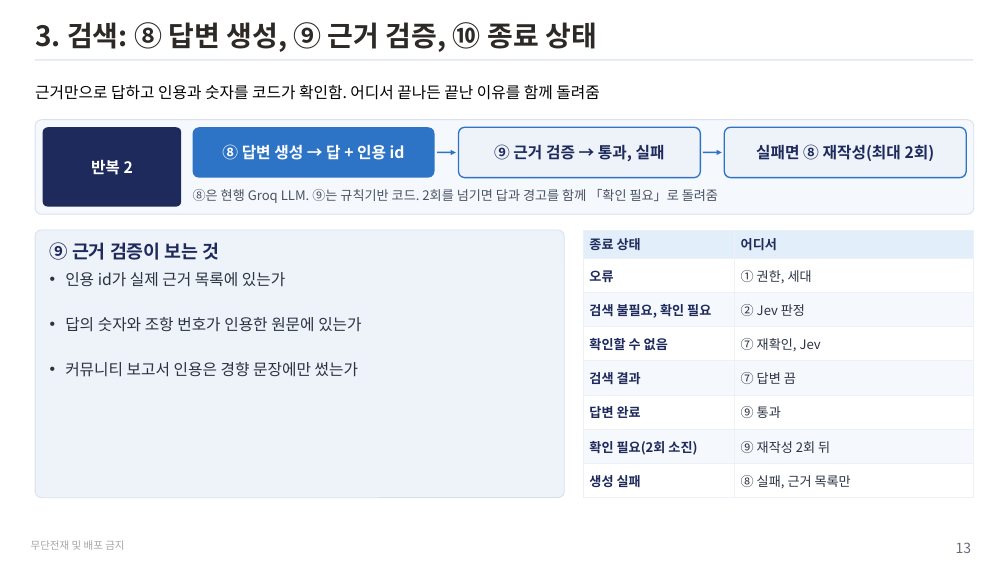
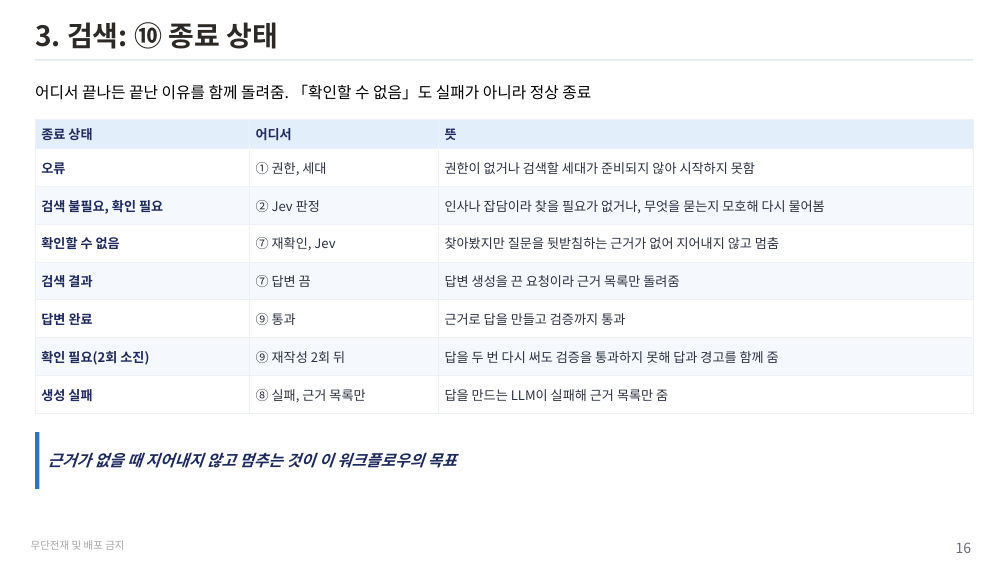
Before and after one commit to unicorn-campus/hybrid-ai, a slide deck: slide 16 of teacher/plan/graph-search-textbook.pptx (slide 13 before the commit). Drawn at 1008x567 pixels with LibreOffice and Linux fonts; fonts in the diff are those of the drawing. Boxes give left, top, right and bottom in pixels: in the first picture for what was removed or moved away, otherwise in the second. Text is boxed around its words. In the diff, an @@ line names an element or a change of style, - is before the commit and + after.

```diff
--- a/teacher/plan/graph-search-textbook.pptx
+++ b/teacher/plan/graph-search-textbook.pptx
@@ title at (35,22,278,49): text changed @@
-3. 검색: ⑧ 답변 생성, ⑨ 근거 검증, ⑩ 종료 상태
+3. 검색: ⑩ 종료 상태
@@ text at (35,84,591,100): text changed @@
-근거만으로 답하고 인용과 숫자를 코드가 확인함. 어디서 끝나든 끝난 이유를 함께 돌려줌
+어디서 끝나든 끝난 이유를 함께 돌려줌. 「확인할 수 없음」도 실패가 아니라 정상 종료
@@ rounded rectangle removed at (35,120,974,214) @@
@@ table added at (35,120,974,406), 8 rows, 3 columns @@
+종료 상태 | 어디서 | 뜻
+오류 | ① 권한, 세대 | 권한이 없거나 검색할 세대가 준비되지 않아 시작하지 못함
+검색 불필요, 확인 필요 | ② Jev 판정 | 인사나 잡담이라 찾을 필요가 없거나, 무엇을 묻는지 모호해 다시 물어봄
+확인할 수 없음 | ⑦ 재확인, Jev | 찾아봤지만 질문을 뒷받침하는 근거가 없어 지어내지 않고 멈춤
+검색 결과 | ⑦ 답변 끔 | 답변 생성을 끈 요청이라 근거 목록만 돌려줌
+답변 완료 | ⑨ 통과 | 근거로 답을 만들고 검증까지 통과
+확인 필요(2회 소진) | ⑨ 재작성 2회 뒤 | 답을 두 번 다시 써도 검증을 통과하지 못해 답과 경고를 함께 줌
+생성 실패 | ⑧ 실패, 근거 목록만 | 답을 만드는 LLM이 실패해 근거 목록만 줌
@@ rounded rectangle removed at (43,127,181,207) @@
-반복 2
@@ rounded rectangle removed at (193,127,435,178) @@
-⑧ 답변 생성 → 답 + 인용 id
@@ rounded rectangle removed at (459,127,701,178) @@
-⑨ 근거 검증 → 통과, 실패
@@ rounded rectangle removed at (724,127,966,178) @@
-실패면 ⑧ 재작성(최대 2회)
@@ arrow removed from (437, 152) to (456, 152) @@
@@ arrow removed from (703, 152) to (722, 152) @@
@@ text removed at (193,189,718,203) @@
-⑧은 현행 Groq LLM. ⑨는 규칙기반 코드. 2회를 넘기면 답과 경고를 함께 「확인 필요」로 돌려줌
@@ rounded rectangle removed at (35,230,564,498) @@
-⑨ 근거 검증이 보는 것
-• 인용 id가 실제 근거 목록에 있는가
-• 답의 숫자와 조항 번호가 인용한 원문에 있는가
-• 커뮤니티 보고서 인용은 경향 문장에만 썼는가
@@ table removed at (583,230,974,492), 8 rows, 2 columns @@
-종료 상태 | 어디서
-오류 | ① 권한, 세대
-검색 불필요, 확인 필요 | ② Jev 판정
-확인할 수 없음 | ⑦ 재확인, Jev
-검색 결과 | ⑦ 답변 끔
-답변 완료 | ⑨ 통과
-확인 필요(2회 소진) | ⑨ 재작성 2회 뒤
-생성 실패 | ⑧ 실패, 근거 목록만
@@ rectangle added at (35,432,40,489), fill #2E74C6 @@
@@ text added at (48,452,457,468), 18 pt, text #1E2A5C, bold, italic @@
+근거가 없을 때 지어내지 않고 멈추는 것이 이 워크플로우의 목표
@@ page number at (956,542,972,553): text changed @@
-13
+16
```
Also in this commit, not shown: 10 other slides changed, 4 slides added, 1 slide removed, 22 other files.
